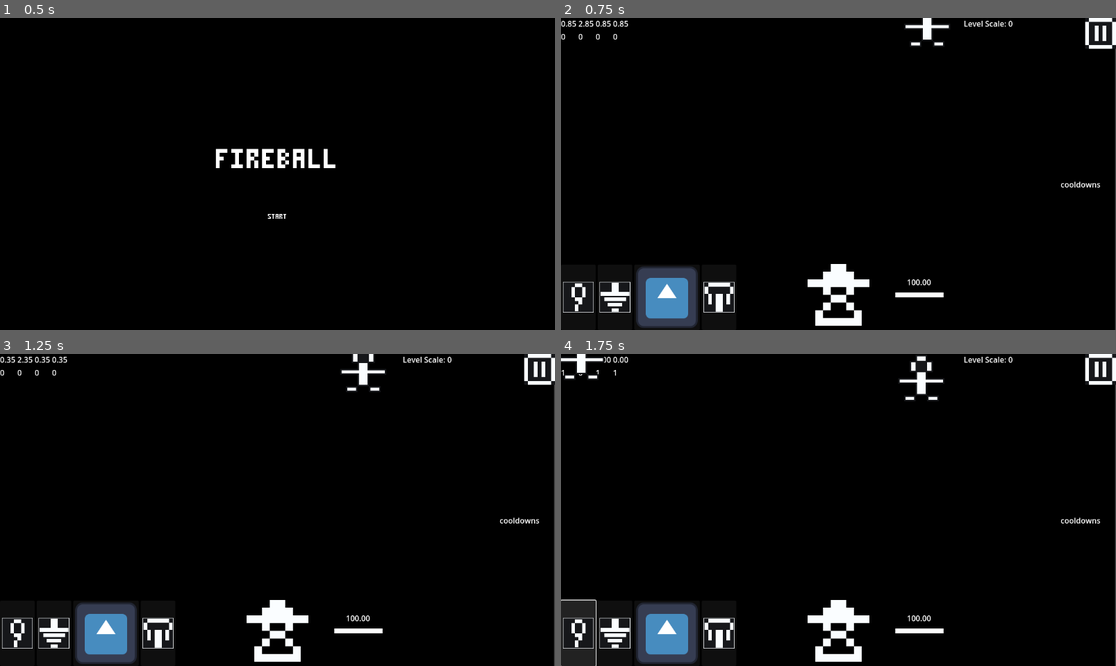
Above: before the commit, frames 1-4 (two rows, left to right).
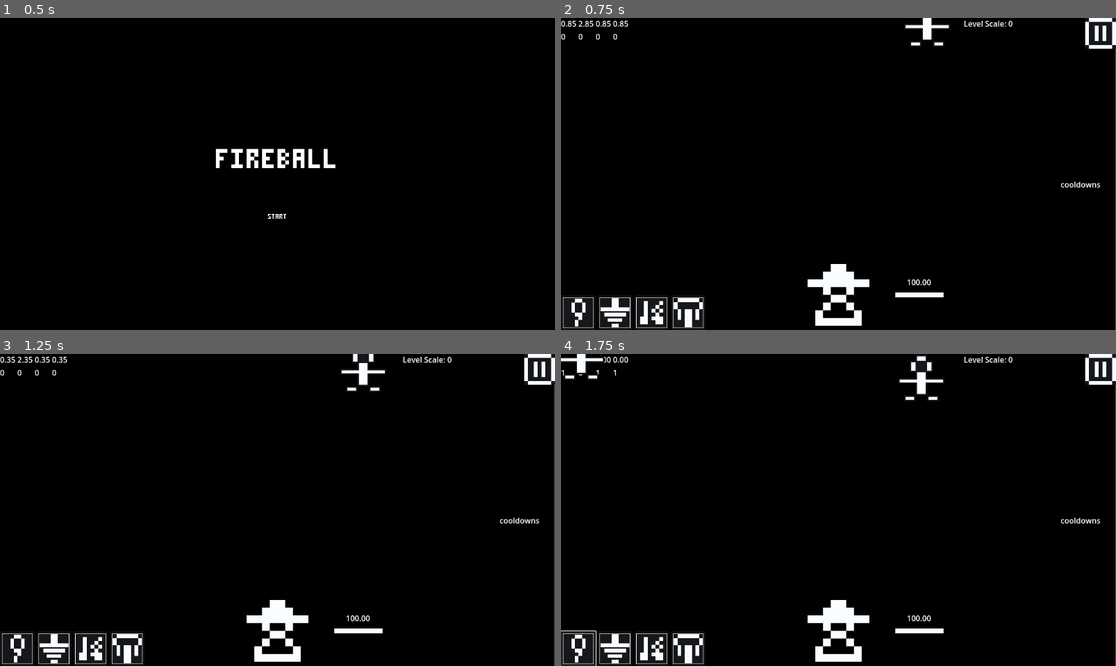
Above: after the commit, the same moments.

Repository: ThomasApplewhite/FIREBALL-Prototype
Game: Godot game, scene res://Source/GameScenes/MainMenu.tscn
The game is run twice, just before and just after one commit, with the same random seed, the same clock (stepped at 60 frames per second) and the same inputs. The engine's default icon, where the game draws it, is replaced by a stand-in: a white triangle on a blue panel in a dark square.
Inputs (mouse positions are in pixels of both pictures, inside the frame that each line leads up to):
- Up to frame 1 (0.5 s): no input
- Up to frame 2 (0.75 s): click "[center]START[/center]" at 0.5 s
- Up to frame 3 (1.25 s): no input
- Up to frame 4 (1.75 s): click (577, 634) at 1.27 s

Frame 1 is identical in both runs. In frame 2, 3.7% of the frame differs, in the area x 0-32%, y 79-100%; in frame 3, 3.7%; in frame 4, 4.1%, in the area x 0-32%, y 78-100%.

Commit message:
Added Twist of Fate Sprites, Selector Icon, and Anim

Diff:
--- a/Assets/Spells/SpellData/twist_of_fate_spell_data.tres
+++ b/Assets/Spells/SpellData/twist_of_fate_spell_data.tres
@@ -1,13 +1,13 @@
 [gd_resource type="Resource" script_class="SpellData" load_steps=4 format=3 uid="uid://cg4wpjso1mh2a"]
 
-[ext_resource type="Texture2D" uid="uid://bi23ey7rnwkoi" path="res://icon.svg" id="1_4pvra"]
+[ext_resource type="Texture2D" uid="uid://c5qr0f4cyygjg" path="res://Assets/Icons/TwistOfFateSpellIcon.png" id="1_fnuye"]
 [ext_resource type="Script" path="res://Source/Utils/spell_data.gd" id="1_gd726"]
 [ext_resource type="PackedScene" uid="uid://bi2tt6fxhiybq" path="res://Source/Spells/twist_of_fate_spell.tscn" id="2_7t1bv"]
 
 [resource]
 script = ExtResource("1_gd726")
 name = "Twist of Fate"
-icon = ExtResource("1_4pvra")
+icon = ExtResource("1_fnuye")
 packed_spell = ExtResource("2_7t1bv")
 cooldown = 1.0
 global_cooldown_change = 1.0
--- a/Assets/Spells/TwistOfFate/twist_of_fate_frames.tres
+++ b/Assets/Spells/TwistOfFate/twist_of_fate_frames.tres
@@ -1,28 +1,37 @@
 [gd_resource type="SpriteFrames" load_steps=6 format=3 uid="uid://bcyqjjko16xt8"]
 
-[ext_resource type="Texture2D" uid="uid://bi23ey7rnwkoi" path="res://icon.svg" id="1_e7ut8"]
-[ext_resource type="Texture2D" uid="uid://qm3imuir4fe6" path="res://PlayerIcon.png" id="2_2bvaj"]
-[ext_resource type="Texture2D" uid="uid://ckbkt1riqg5mw" path="res://Assets/Icons/ZapSpellIcon.png" id="3_vh0o3"]
-[ext_resource type="Texture2D" uid="uid://cfrvkiqia8orv" path="res://Assets/Icons/MagicTopSpellIcon.png" id="4_gxlvv"]
-[ext_resource type="Texture2D" uid="uid://30g2d3kkooy6" path="res://Assets/Icons/FireballSpellIcon.png" id="5_w3hi0"]
+[ext_resource type="Texture2D" uid="uid://ctsbxympi703n" path="res://Assets/Spells/TwistOfFate/TwistOfFateSpellLarge_Sheet.png" id="1_pkwxx"]
+
+[sub_resource type="AtlasTexture" id="AtlasTexture_r4gb2"]
+atlas = ExtResource("1_pkwxx")
+region = Rect2(0, 0, 64, 64)
+
+[sub_resource type="AtlasTexture" id="AtlasTexture_2ofdc"]
+atlas = ExtResource("1_pkwxx")
+region = Rect2(64, 0, 64, 64)
+
+[sub_resource type="AtlasTexture" id="AtlasTexture_bx7wm"]
+atlas = ExtResource("1_pkwxx")
+region = Rect2(0, 64, 64, 64)
+
+[sub_resource type="AtlasTexture" id="AtlasTexture_hvwvd"]
+atlas = ExtResource("1_pkwxx")
+region = Rect2(64, 64, 64, 64)
 
 [resource]
 animations = [{
 "frames": [{
 "duration": 1.0,
-"texture": ExtResource("1_e7ut8")
+"texture": SubResource("AtlasTexture_r4gb2")
 }, {
 "duration": 1.0,
-"texture": ExtResource("2_2bvaj")
+"texture": SubResource("AtlasTexture_2ofdc")
 }, {
 "duration": 1.0,
-"texture": ExtResource("3_vh0o3")
+"texture": SubResource("AtlasTexture_bx7wm")
 }, {
 "duration": 1.0,
-"texture": ExtResource("4_gxlvv")
-}, {
-"duration": 1.0,
-"texture": ExtResource("5_w3hi0")
+"texture": SubResource("AtlasTexture_hvwvd")
 }],
 "loop": true,
 "name": &"twist",
--- a/Source/Spells/twist_of_fate_spell.gd
+++ b/Source/Spells/twist_of_fate_spell.gd
@@ -6,11 +6,15 @@
 var enemy_collision_layer : int
 @export
 var anim_name = "twist"
+@export
+var enemy_speed_name = "enemy_speed"
 
 @onready
 var spell_func = $SpellFuncationality
 @onready
 var spell_anim = $AnimatedSprite2D
+
+var hit_enemy_collider
 
 
 func create_raycast_params():
@@ -27,15 +31,21 @@
 	#print("Raycast: %v -> %v" % [global_position, global_position + (global_transform.y * spell_range)])
 
 	if hit_enemy:
-		global_transform.y = Vector2.UP
+		global_transform.y = Vector2.DOWN
 		global_transform.x = Vector2.RIGHT
 		global_position = hit_enemy.position
+		hit_enemy_collider = hit_enemy.collider
+		if enemy_speed_name in hit_enemy_collider:
+			hit_enemy_collider.set(enemy_speed_name, 0.0)
 
 		spell_anim.play(anim_name)
-
-		spell_func.spell_damage.damage_node(hit_enemy.collider)
 	else:
 		queue_free()
+
+
+func damage_enemy_and_free_self():
+	spell_func.spell_damage.damage_node(hit_enemy_collider)
+	queue_free()
 
 
 func _on_spell_funcationality_spell_launched():
@@ -43,8 +53,8 @@
 
 
 func _on_animated_sprite_2d_animation_finished():
-	queue_free()
+	damage_enemy_and_free_self()
 
 
 func _on_animated_sprite_2d_animation_looped():
-	queue_free()
+	damage_enemy_and_free_self()
--- a/Source/Spells/twist_of_fate_spell.tscn
+++ b/Source/Spells/twist_of_fate_spell.tscn
@@ -12,6 +12,7 @@
 [node name="SpellFuncationality" parent="." instance=ExtResource("1_kafq6")]
 
 [node name="AnimatedSprite2D" type="AnimatedSprite2D" parent="."]
+z_index = 5
 sprite_frames = ExtResource("3_c7b8q")
 animation = &"twist"
 
Binary file added: Assets/Icons/TwistOfFateSpellIcon.png
Not shown, added: Assets/Icons/TwistOfFateSpellIcon.png.import
Binary file added: Assets/Spells/TwistOfFate/TwistOfFateSpellLarge_Sheet.png
Not shown, added: Assets/Spells/TwistOfFate/TwistOfFateSpellLarge_Sheet.png.import
Binary file added: Assets/Spells/TwistOfFate/TwistOfFateSpellLarge_Sheet_1.png
Not shown, added: Assets/Spells/TwistOfFate/TwistOfFateSpellLarge_Sheet_1.png.import
Binary file added: Assets/Spells/TwistOfFate/TwistOfFateSpellLarge_Sheet_2.png
Not shown, added: Assets/Spells/TwistOfFate/TwistOfFateSpellLarge_Sheet_2.png.import
Binary file added: Assets/Spells/TwistOfFate/TwistOfFateSpellLarge_Sheet_3.png
Not shown, added: Assets/Spells/TwistOfFate/TwistOfFateSpellLarge_Sheet_3.png.import
Binary file added: Assets/Spells/TwistOfFate/TwistOfFateSpellLarge_Sheet_4.png
Not shown, added: Assets/Spells/TwistOfFate/TwistOfFateSpellLarge_Sheet_4.png.import
(and 4 more such lines)
